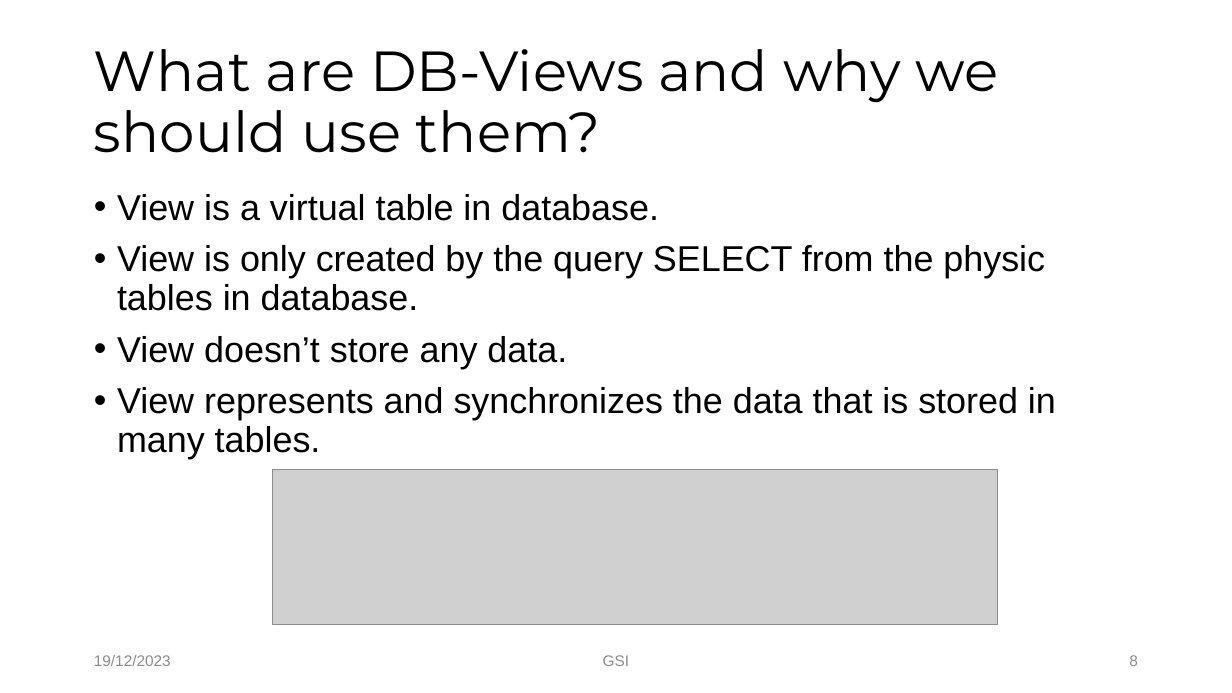
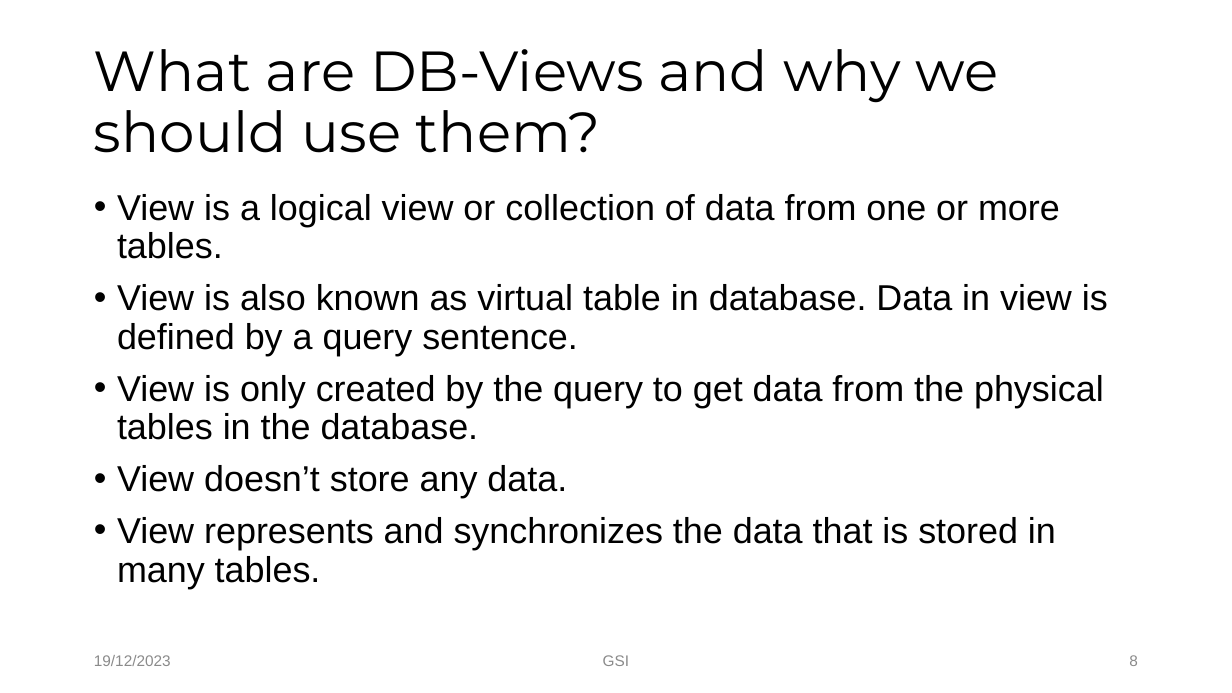
Before and after one commit to Tuyen92/my_bag, a slide deck: slide 8 of sprint.review.20231219_Tuyen.pptx. Drawn at 1232x693 pixels with LibreOffice and Linux fonts; fonts in the diff are those of the drawing; grey boxes stand for pictures; background and template pictures are left out. Boxes give left, top, right and bottom in pixels: in the first picture for what was removed or moved away, otherwise in the second. Text is boxed around its words. In the diff, an @@ line names an element or a change of style, - is before the commit and + after.

```diff
--- a/sprint.review.20231219_Tuyen.pptx
+++ b/sprint.review.20231219_Tuyen.pptx
@@ text at box(117, 194, 1108, 440): text changed @@
-• View is a virtual table in database.
-• View is only created by the query SELECT from the physic tables in database.
+• View is a logical view or collection of data from one or more tables.
+• View is also known as virtual table in database. Data in view is defined by a query sentence.
+• View is only created by the query to get data from the physical tables in the database.
@@ picture removed at box(273, 470, 997, 625) @@
```
Also in this commit, not shown: 1 slide added.
